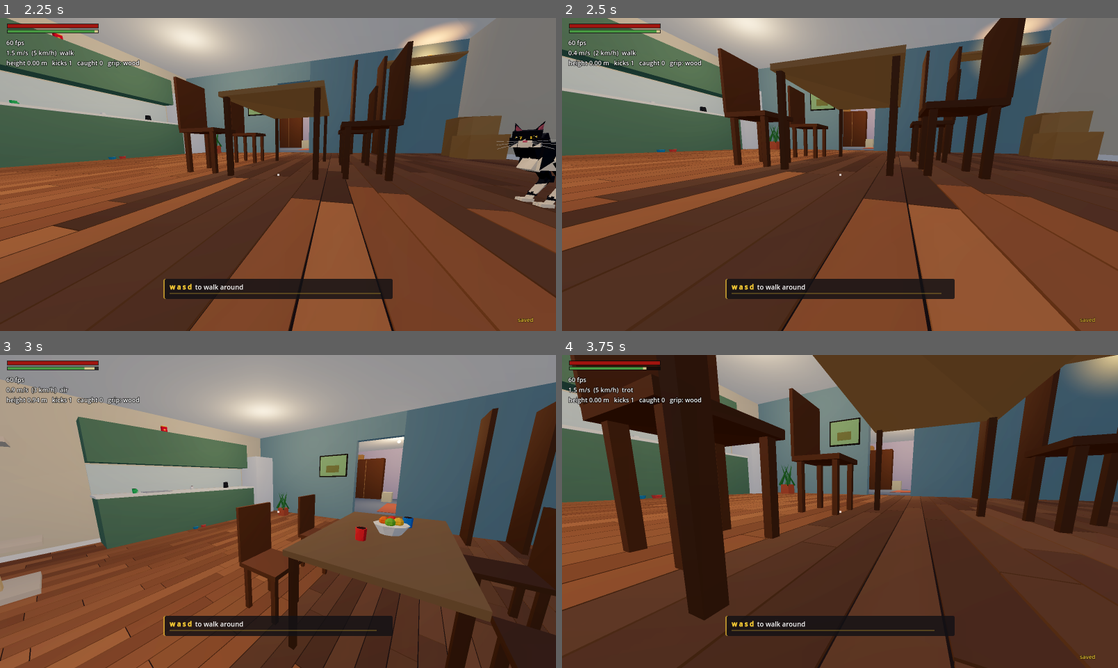
Above: before the commit, frames 1-4 (two rows, left to right).
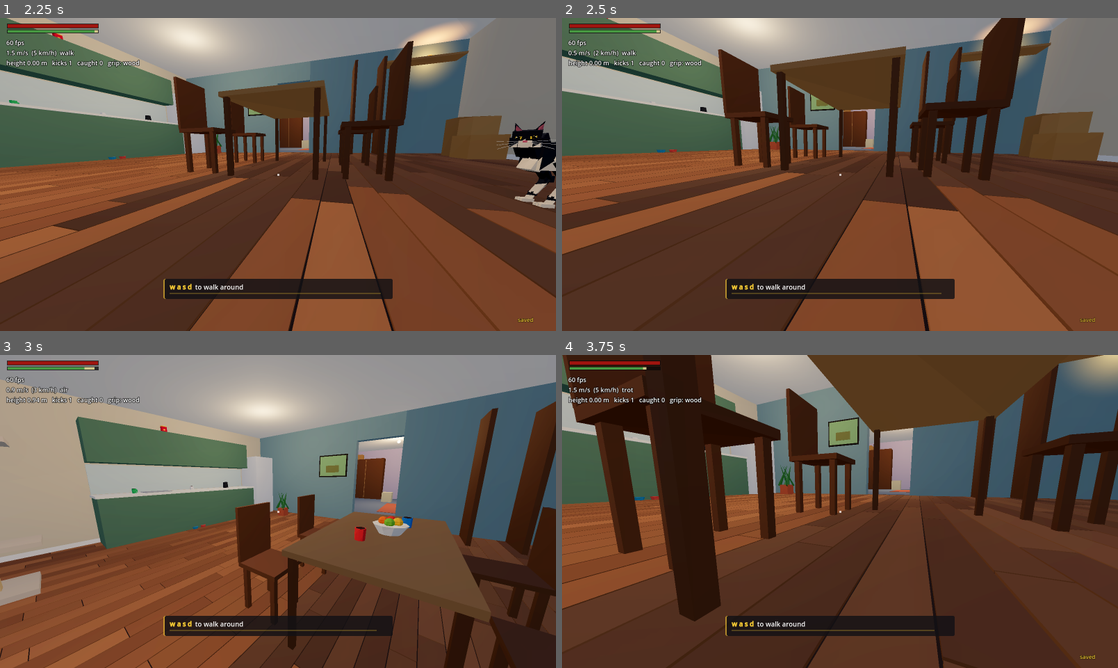
Above: after the commit, the same moments.

Repository: ArthurJClack/catgame
Game: Godot game, scene res://main.tscn
Same seed, same stepped clock (60 frames per second), same inputs: the game is played once before the commit and once after it.
Inputs (mouse positions are in pixels of both pictures, inside the frame that each line leads up to):
- Up to frame 1 (2.25 s): click "new game" at 0.5 s; click "slot 1 empty: new game" at 1.25 s; tap Enter at 2 s; move the mouse to (305, 174) at 2.02 s; hold W from 2.03 s (still down); tap 1 at 2.1 s; click (305, 174) at 2.17 s
- Up to frame 2 (2.5 s): keep holding W; tap Space at 2.27 s
- Up to frame 3 (3 s): keep holding W; tap Space at 2.57 s; move the mouse to (250, 511) at 2.77 s; tap 8 at 2.85 s; click (250, 511) at 2.92 s
- Up to frame 4 (3.75 s): keep holding W; tap Space at 3.02, 3.32 s; move the mouse to (851, 505) at 3.52 s; tap R at 3.6 s; click (851, 505) at 3.67 s

Frame 1 is identical in both runs. In frame 2, 3.6% of the frame differs, in the area x 0-100%, y 0-100%; in frame 3, 1.6%; in frame 4, 10%.

Commit message:
wip: stride fit, hurry

Diff:
--- a/scripts/bio_lab.gd
+++ b/scripts/bio_lab.gd
@@ -490,7 +490,7 @@
 			ln += " %s %s y%+.3f z%+.3f gy%+.3f |" % [LEG[i], "PSF"[g.mode[i]], (g.pos[i] as Vector3).y - rg2.y, (g.pos[i] as Vector3).z - rg2.z, g.ground_y(i) - rg2.y]
 		print(ln)
 	if dbg == "phys":
-		var ln2 := "  t=%.3f v %.2f fgy %+.3f hgy %+.3f gv %+.2f %+.2f sup %.2f %.2f |" % [t, player.velocity.length(), rig._fgy, rig._hgy, rig._gv[0], rig._gv[1], rig._sup[0], rig._sup[1]]
+		var ln2 := "  t=%.3f v %.2f fgy %+.3f hgy %+.3f gv %+.2f %+.2f sup %.2f %.2f str %.2f du %.2f st_t %.3f gap %.3f |" % [t, player.velocity.length(), rig._fgy, rig._hgy, rig._gv[0], rig._gv[1], rig._sup[0], rig._sup[1], g.stride, g.duty, g.st_time, g.gap_time]
 		for i in 4:
 			ln2 += " %s %s ld %.1f st %.2f |" % [LEG[i], "PSF"[g.mode[i]], g.load[i], g.stretch[i]]
 		print(ln2)
--- a/scripts/cat_gait.gd
+++ b/scripts/cat_gait.gd
@@ -95,6 +95,7 @@
 var _clr_t: Array[float] = [0.0, 0.0, 0.0, 0.0]
 var _grd: Array[float] = [0.0, 0.0, 0.0, 0.0]
 var floor_y: Array[float] = [-INF, -INF, -INF, -INF]   # ground under each swinging paw (world), -INF unknown
+var _hur: Array[float] = [0.0, 0.0, 0.0, 0.0]
 var st_time := 1.0
 var gap_time := 0.0
 ## how far below the root a paw may reach / how high above it it may step (rough ground)
@@ -291,7 +292,12 @@
 	duty = _curve(DUTY_V, DUTY_D, speed)
 	var ms := lerpf(max_stance, max_stance_gallop, gallop)
 	if duty * stride > ms:
-		duty = ms / stride
+		if support_rule:
+			# these legs can't cover the stance a real cat's do at this stride: take quicker,
+			# shorter strides and keep the paws' share of time on the ground, instead of long
+			# strides spent mostly in the air (a gallop is the gait that flies)
+			stride = lerpf(minf(stride, ms / duty * 1.15), stride, gallop)
+		duty = minf(duty, ms / stride)
 	freq = speed / stride
 	# walk: fore follows the hind on its side by a quarter stride. trot: by half (diagonals in step)
 	lag = lerpf(0.25, 0.5, smoothstep(0.85, 1.35, speed))
@@ -438,6 +444,10 @@
 				# or the paw would still be in the air when its turn on the ground is over
 				_dur[i] = minf(_dur[i], maxf(clampf((1.0 - duty) / maxf(freq, 0.01), 0.085, 0.36), 0.6 * _dur[i]))
 			sw_t[i] += dt / _dur[i]
+			var hurry: bool = support_rule and moving > 0.5 and not remote and mode[i ^ 1] != PLANTED and gallop < 0.5 and (mode[i ^ 1] != SWING or sw_t[i] >= sw_t[i ^ 1])
+			# neither paw of this pair is down: the one nearer the ground hurries to it
+			_hur[i] = move_toward(_hur[i], 1.4 * (1.0 - gallop * 2.0) if hurry else 0.0, dt * 14.0)
+			sw_t[i] += _hur[i] * dt / _dur[i]
 			# the swing is planned in body space: from where the paw left the ground (as the body
 			# saw it then) to its rest spot plus half a stance ahead. at touch down the hip is
 			# exactly half a stance behind the paw, whatever the body did in between
@@ -591,6 +601,7 @@
 	_clr[i] = 0.0
 	_clr_t[i] = 0.0
 	_grd[i] = 0.0
+	_hur[i] = 0.0
 	_aim[i] = 0
 	sw_amp[i] = clampf((home_w - pos[i]).length() / 0.1, 0.3, 1.0) if moving < 0.5 else 1.0
 
